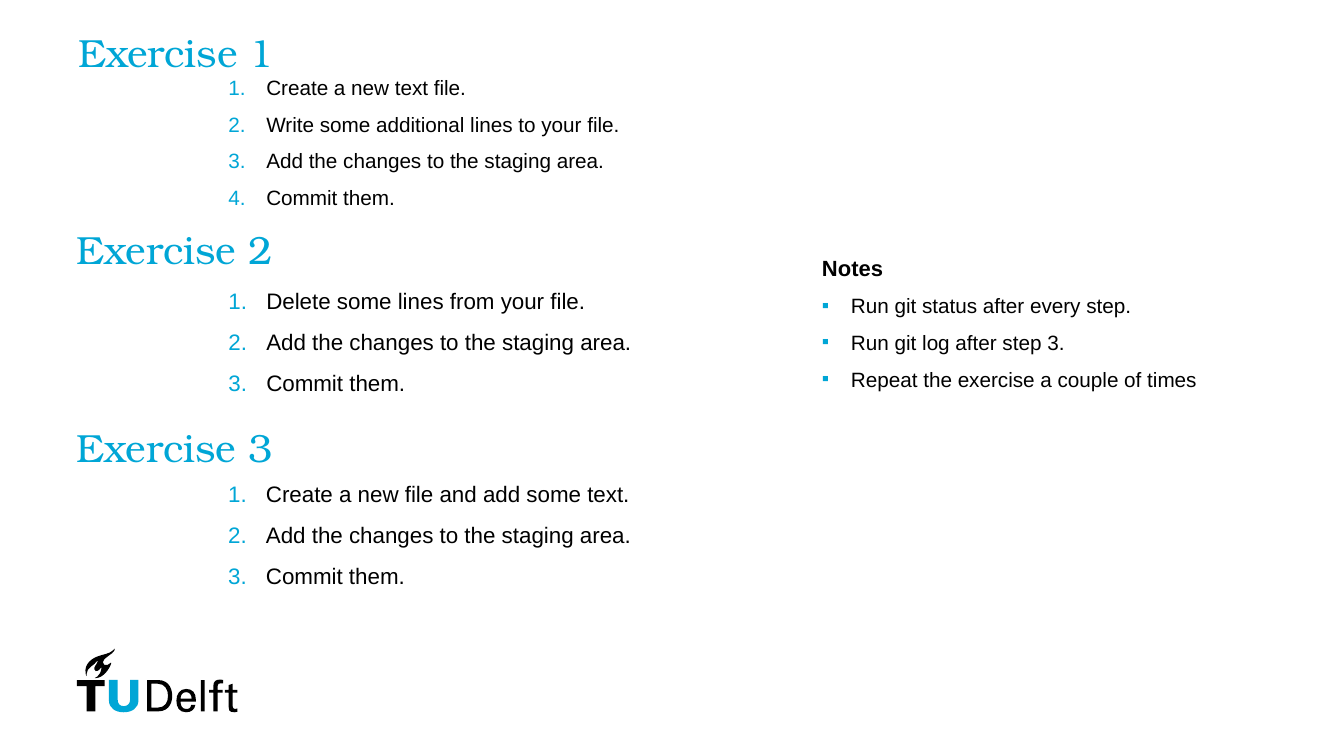
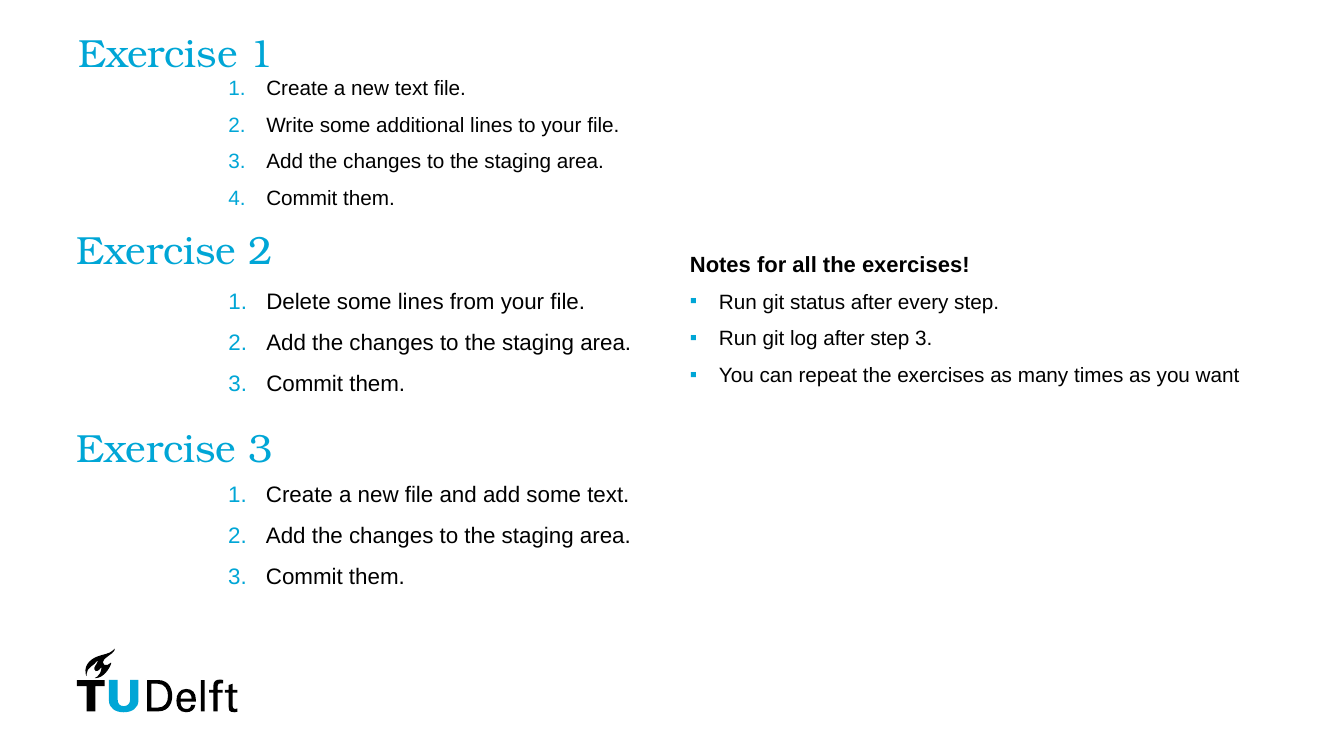
Before and after one commit to 4TUResearchData-Carpentries/software_carpentry_instructors, a slide deck: slide 19 of git_instructor_materials/SWC - Git - Alexander G.pptx (slide 18 before the commit). Drawn at 1344x756 pixels with LibreOffice and Linux fonts; fonts in the diff are those of the drawing. Boxes give left, top, right and bottom in pixels: in the first picture for what was removed or moved away, otherwise in the second. Text is boxed around its words. In the diff, an @@ line names an element or a change of style, - is before the commit and + after.

```diff
--- a/git_instructor_materials/SWC - Git - Alexander G.pptx
+++ b/git_instructor_materials/SWC - Git - Alexander G.pptx
@@ text at box(690, 256, 970, 273): text changed @@
-Notes
+Notes for all the exercises!
@@ text "Notes for all the exercises!": place and size @@
-text "Notes for all the exercises!" at box(822, 261, 1196, 391)
+text "Notes for all the exercises!" at box(690, 256, 1240, 387)
@@ text at box(719, 367, 1240, 387): text changed @@
-▪ Repeat the exercise a couple of times
+▪ You can repeat the exercises as many times as you want
```
Also in this commit, not shown: 2 other slides changed, 1 slide added.
